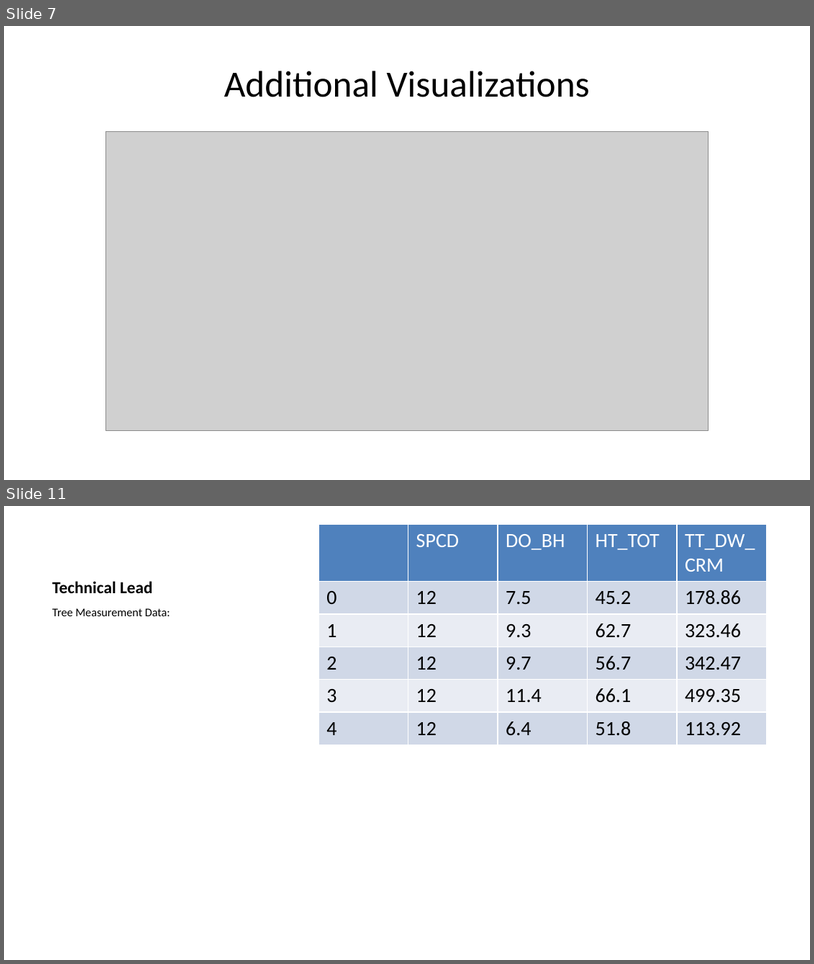
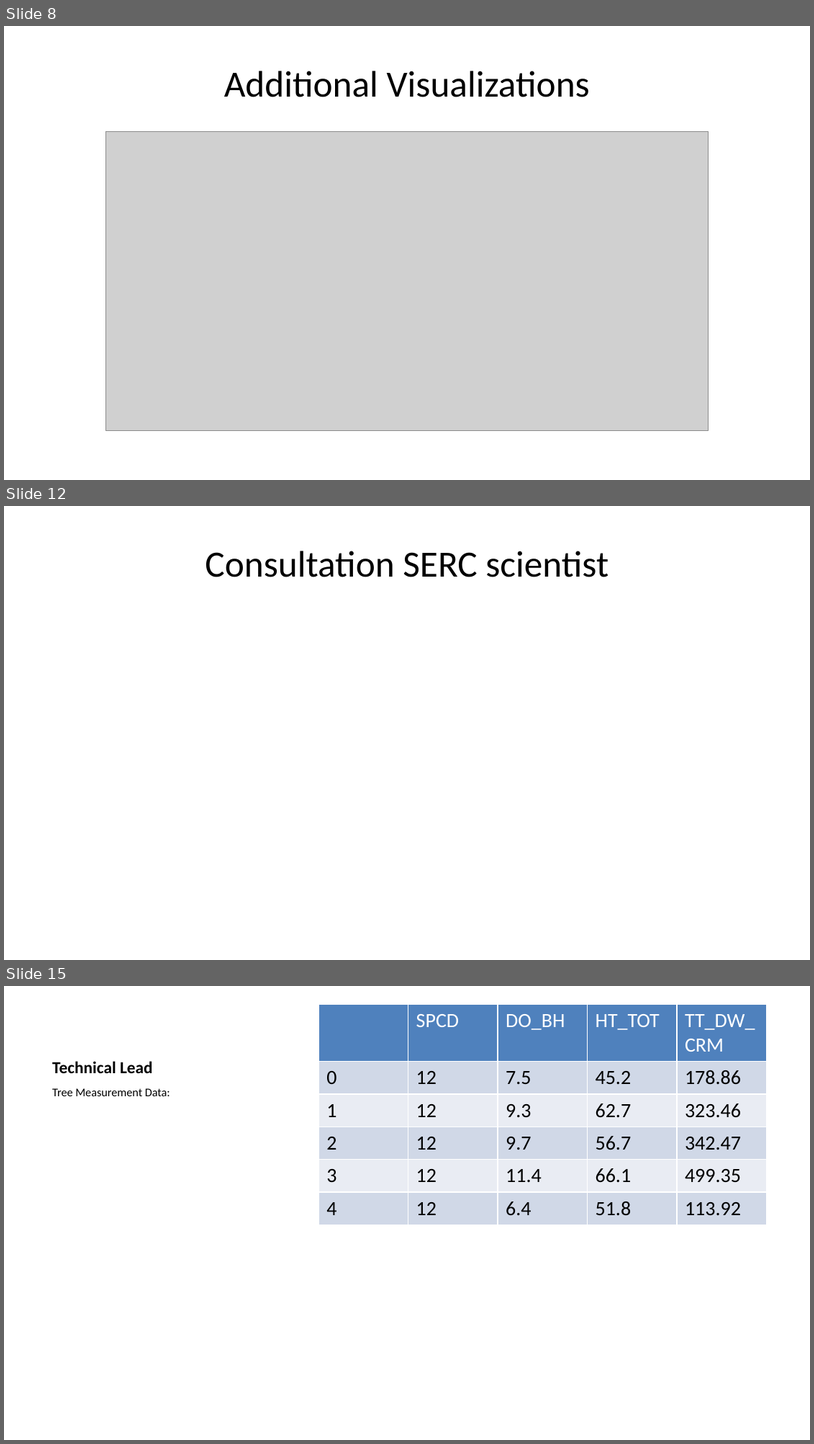
Before and after one commit to deancallahan25/Redwood-Analytics-Portfolio, a slide deck: Project-3/individual-models/data/presentation.pptx. Shown one above the other, each under a label of ours: slides 7 and 11 before the commit, slides 8, 12 and 15 after it; the slides between them are not shown. The pictures are 814x964 and 814x1444 pixels, drawn with LibreOffice and Linux fonts; fonts in the diff are those of the drawing; grey boxes stand for pictures. Boxes give left, top, right and bottom in pixels: in the first picture for what was removed or moved away, otherwise in the second. Text is boxed around its words. In the diff, an @@ line names an element or a change of style, - is before the commit and + after.

```diff
--- a/Project-3/individual-models/data/presentation.pptx
+++ b/Project-3/individual-models/data/presentation.pptx
@@ slide 12 added at <box>4,506,810,960</box>, background #FFFFFF @@
@@ title added at <box>205,551,609,577</box>, 33 pt, text #000000 @@
+Consultation SERC scientist
@@ what was slide 7 is now slide 8 @@
@@ what was slide 11 is now slide 15 @@
```
Also in this commit, not shown: 4 slides changed, 7 other slides added, 4 slides removed, 1 other file.
